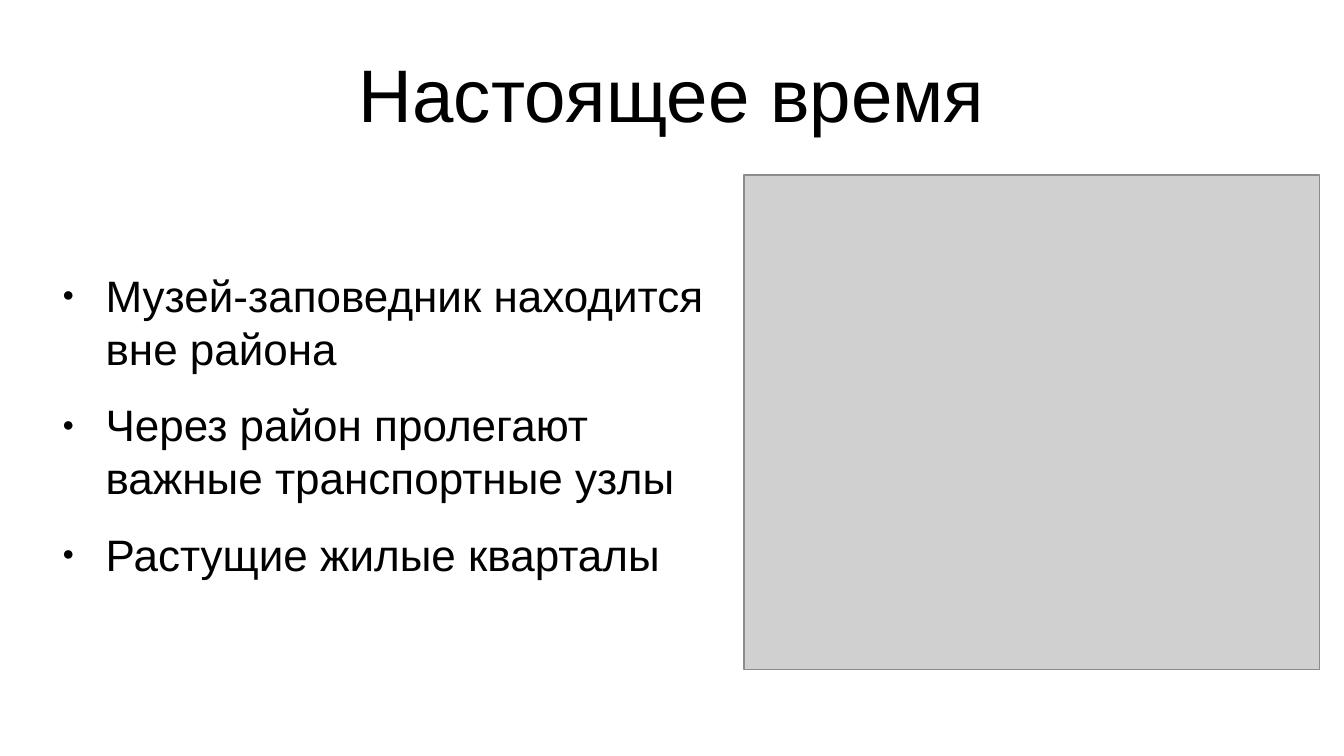
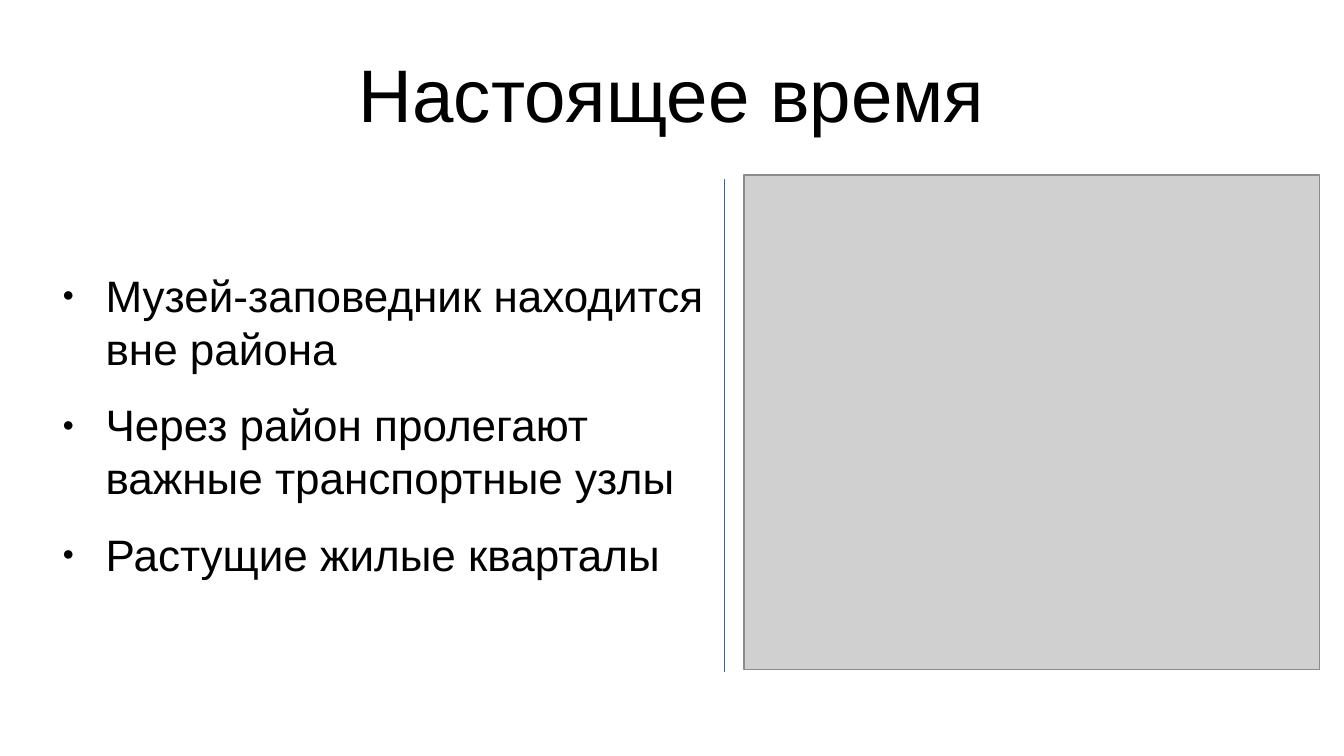
Before and after one commit to Astolfo-femboy-UwU/urban-octo-barnacle, a slide deck: slide 8 of Основы Российской Государственности/История района Царицыно.pptx. Drawn at 1344x756 pixels with LibreOffice and Linux fonts; fonts in the diff are those of the drawing; grey boxes stand for pictures. Boxes give left, top, right and bottom in pixels: in the first picture for what was removed or moved away, otherwise in the second. Text is boxed around its words. In the diff, an @@ line names an element or a change of style, - is before the commit and + after.

```diff
--- a/Основы Российской Государственности/История района Царицыно.pptx
+++ b/Основы Российской Государственности/История района Царицыно.pptx
@@ line added from (724, 672) to (724, 179), #3465A4 0 pt @@
```
Also in this commit, not shown: 4 other slides changed, 2 slides added, 2 slides removed, 1 other file.
